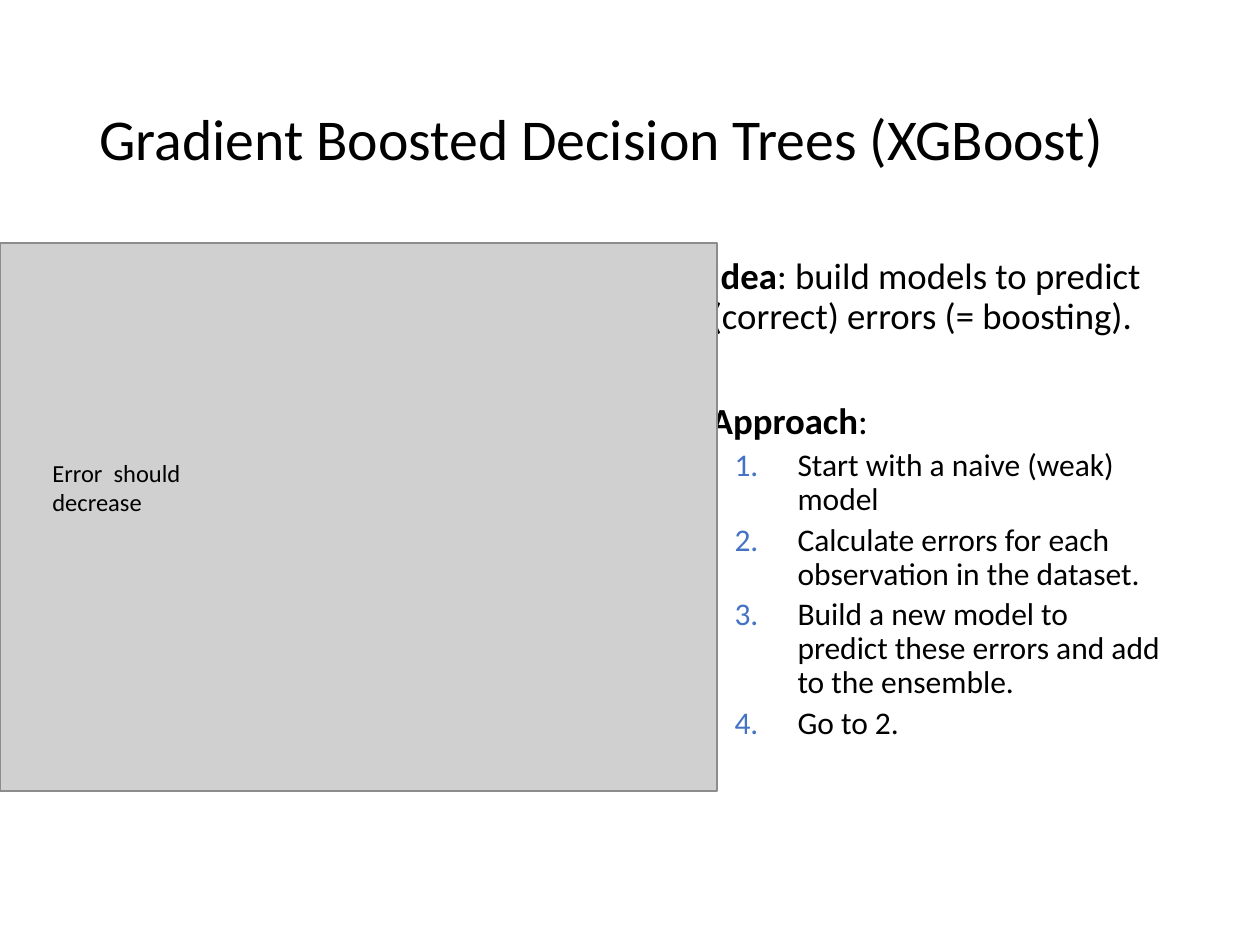
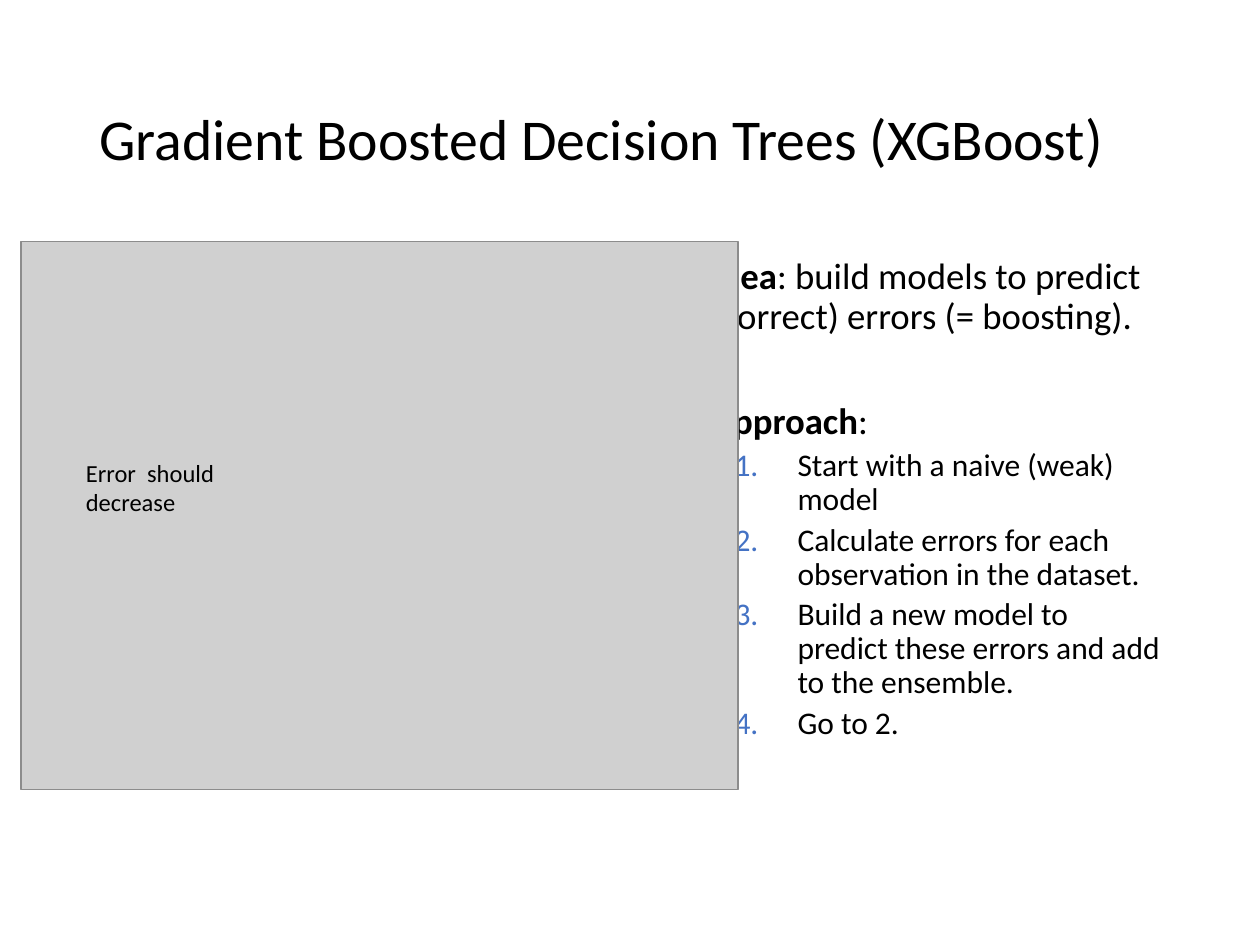
Before and after one commit to mhahsler/Introduction_to_Data_Mining_R_Examples, a slide deck: slide 48 of slides/chap4_alternative_classification.pptx (slide 73 before the commit). Drawn at 1260x945 pixels with LibreOffice and Linux fonts; fonts in the diff are those of the drawing; grey boxes stand for pictures. Boxes give left, top, right and bottom in pixels: in the first picture for what was removed or moved away, otherwise in the second. Text is boxed around its words. In the diff, an @@ line names an element or a change of style, - is before the commit and + after.

```diff
--- a/slides/chap4_alternative_classification.pptx
+++ b/slides/chap4_alternative_classification.pptx
@@ picture: place and size @@
-picture at [0, 243, 717, 791]
+picture at [21, 242, 738, 790]
@@ text "Error should decrease": place and size @@
-text "Error should decrease" at [52, 465, 181, 511]
+text "Error should decrease" at [86, 465, 214, 511]
```
Also in this commit, not shown: 4 other slides changed, 1 slide added, 26 slides removed, 1 other file.
